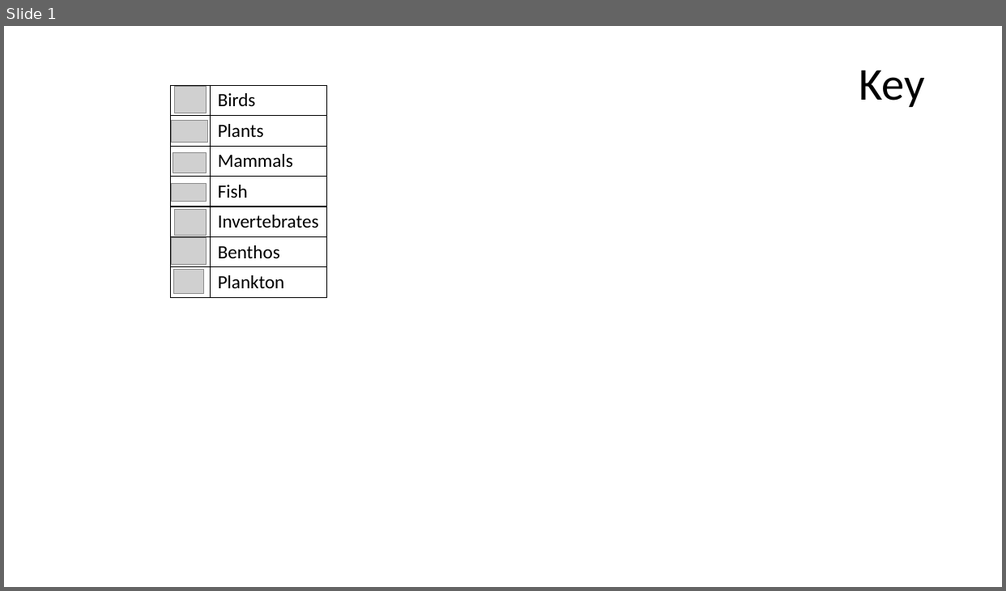
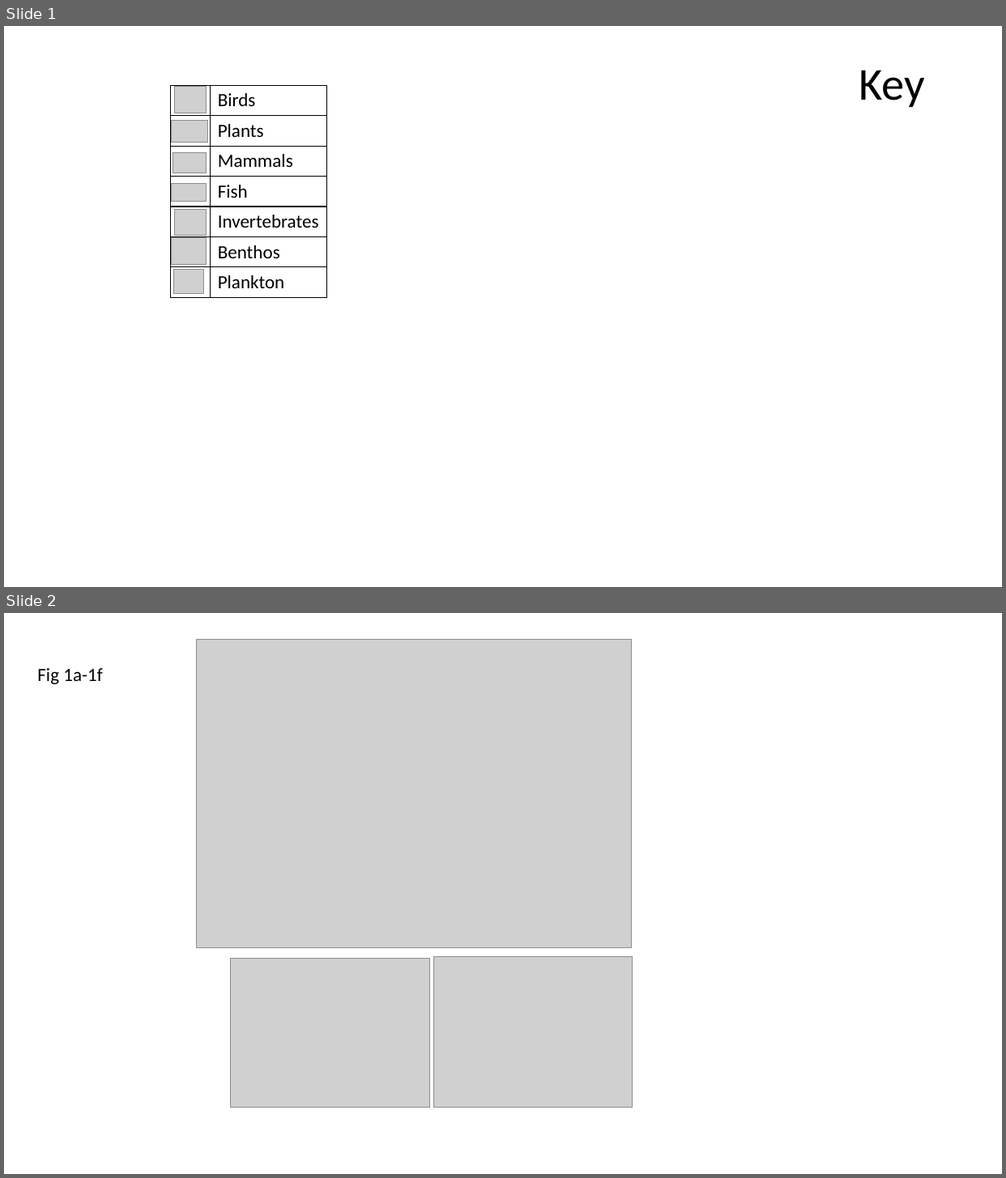
Before and after one commit to hurlbertlab/core-transient, a slide deck: output/plots/Presentation1.pptx. Shown one above the other, each under a label of ours: slide 1 before the commit, slides 1 and 2 after it. The pictures are 1006x591 and 1006x1178 pixels, drawn with LibreOffice and Linux fonts; fonts in the diff are those of the drawing; grey boxes stand for pictures; background and template pictures are left out. Boxes give left, top, right and bottom in pixels: in the first picture for what was removed or moved away, otherwise in the second. Text is boxed around its words. In the diff, an @@ line names an element or a change of style, - is before the commit and + after.

```diff
--- a/output/plots/Presentation1.pptx
+++ b/output/plots/Presentation1.pptx
@@ slide 2 added at bbox=[4, 613, 1002, 1174], background #FFFFFF @@
@@ picture added at bbox=[197, 639, 632, 948] @@
@@ text added at bbox=[37, 668, 103, 684], 18 pt, text #000000 @@
+Fig 1a-1f
@@ picture added at bbox=[231, 959, 430, 1108] @@
@@ picture added at bbox=[434, 956, 632, 1108] @@
```
Also in this commit, not shown: 4 other slides added, 4 slides removed, 2 other files.
